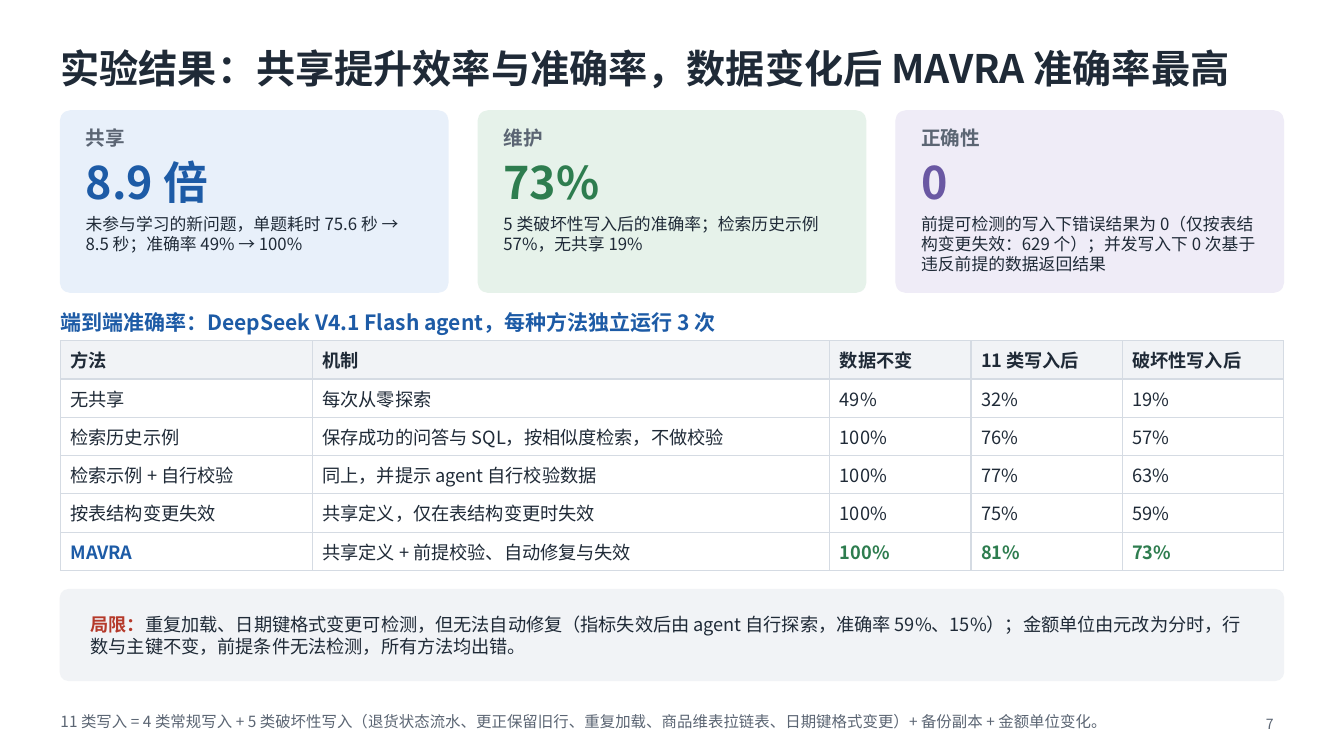
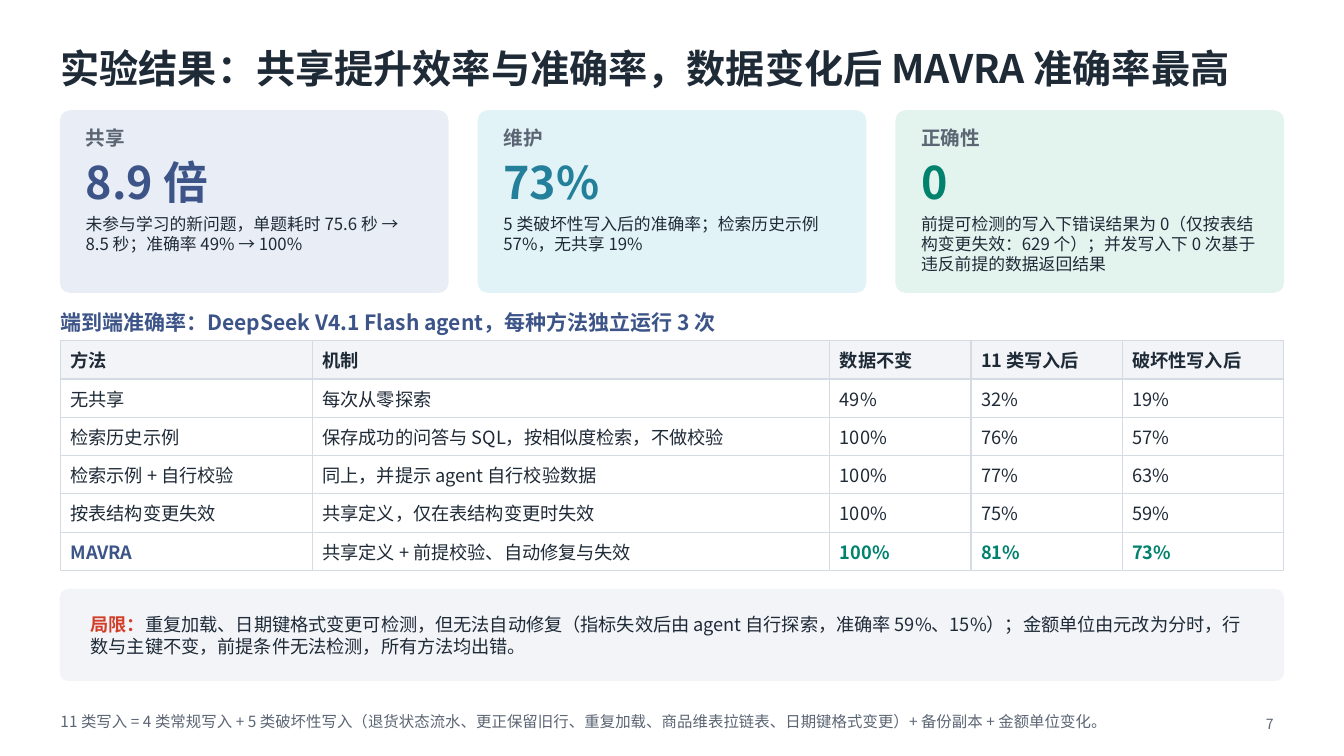
Before and after one commit to mmmttt000045/agent4db-adapter, a slide deck: slide 7 of docs/mavra-system.pptx. Drawn at 1344x756 pixels with LibreOffice and Linux fonts; fonts in the diff are those of the drawing. Boxes give left, top, right and bottom in pixels: in the first picture for what was removed or moved away, otherwise in the second. Text is boxed around its words. In the diff, an @@ line names an element or a change of style, - is before the commit and + after.

```diff
--- a/docs/mavra-system.pptx
+++ b/docs/mavra-system.pptx
@@ rounded rectangle at [60, 111, 448, 292]: fill #E8F0FA to #E9EDF5; outline #E8F0FA 1 pt to #E9EDF5 1 pt @@
@@ rounded rectangle at [478, 111, 865, 292]: fill #E6F2EA to #E2F3F7; outline #E6F2EA 1 pt to #E2F3F7 1 pt @@
@@ rounded rectangle at [896, 111, 1284, 292]: fill #EFECF7 to #E3F4EF; outline #EFECF7 1 pt to #E3F4EF 1 pt @@
@@ text "8.9 倍" at [86, 160, 208, 203]: text colour #1D5BA6 to #3C5488 @@
@@ text "73%" at [503, 165, 599, 200]: text colour #2E7D4F to #24809A @@
@@ text "0" at [921, 165, 947, 200]: text colour #6A58A3 to #00826D @@
@@ text "端到端准确率：DeepSeek V4.1 Flash agent，每种方法独立运行 3 ..." at [60, 312, 716, 335]: text colour #1D5BA6 to #3C5488 @@
@@ table at [60, 341, 1284, 565] @@
@@ fill #F1F3F6 to #F2F4F8 in row 1 @@
@@ text colour #1D5BA6 to #3C5488 in "MAVRA" @@
@@ text colour #2E7D4F to #00826D in "100%", "81%", "73%" @@
@@ rounded rectangle at [60, 590, 1284, 681]: fill #F1F3F6 to #F2F4F8; outline #F1F3F6 1 pt to #F2F4F8 1 pt @@
@@ text "局限：重复加载、日期键格式变更可检测，但无法自动修复（指标失效后由 agent 自行探索，准确率 59%、15%）；金额 ..." at [91, 615, 1241, 655]: text colour #B5392A to #D23F29 in "局限：重复加载、日期键格式变更可检测，但无法自动修复（指标失效后由" @@
```
Also in this commit, not shown: 7 other slides changed, 14 other files.
